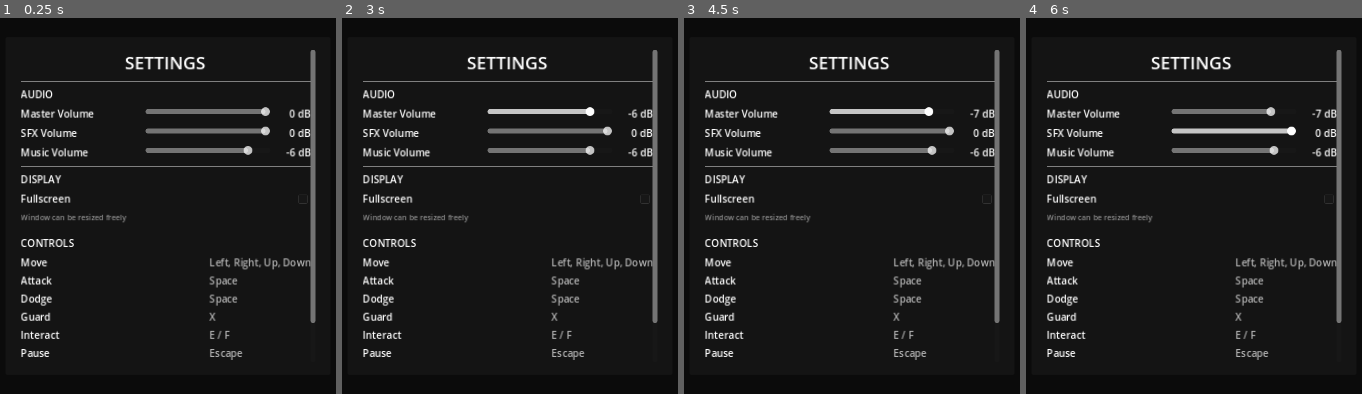
Above: before the commit, frames 1-4 (left to right).
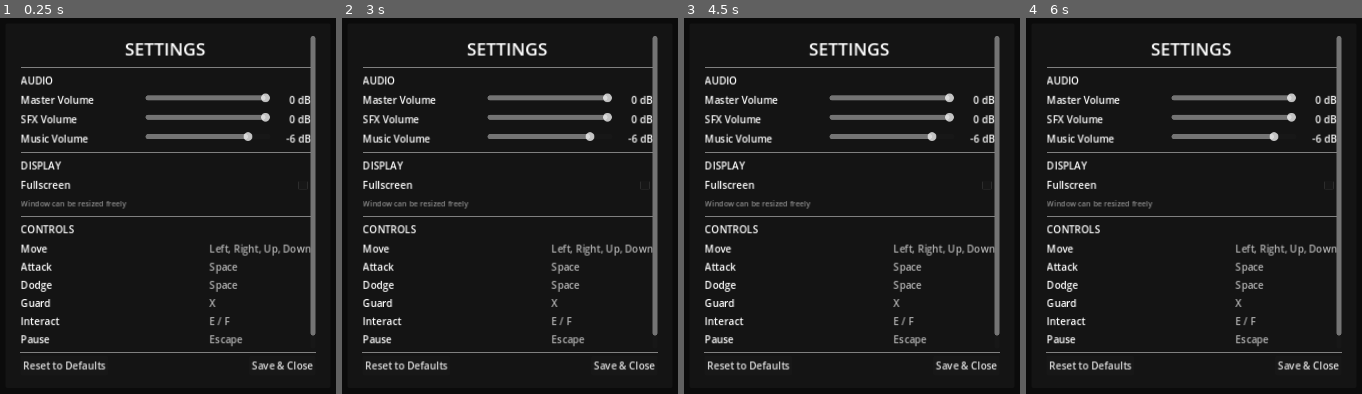
Above: after the commit, the same moments.

Repository: cbradshaw11/game-concept
Game: Godot game, scene res://scenes/ui/settings_screen.tscn
Two runs of this game, one before a commit and one after it. Both use one fixed random seed, a clock stepped at 60 frames per second and the inputs below. This scene is started directly instead of the project's main scene.
Inputs (mouse positions are in pixels of both pictures, inside the frame that each line leads up to):
- Up to frame 1 (0.25 s): no input
- Up to frame 2 (3 s): tap Enter at 0.5, 2.75 s; move the mouse to (outside the picture) at 0.52 s; hold Right (ui_right) 0.53-1.25 s; tap Space (attack) at 0.6, 2 s; click "Reset to Defaults" at 1.25 s; move the mouse to (348, 228) at 2.02 s; hold Down (ui_down) 2.03-2.78 s; tap R (attack_magic) at 2.1 s; move the mouse to (590, 108) at 2.77 s; hold Right (ui_right) from 2.78 s (still down); click (590, 108) at 2.85 s
- Up to frame 3 (4.5 s): tap Space (attack) at 3.5 s; move the mouse to (811, 296) at 3.52 s; release Right (ui_right) at 3.53 s; hold Up (ui_up) 3.53-4.28 s; tap Q (attack_ranged) at 3.6 s; tap Enter at 4.25 s; move the mouse to (outside the picture) at 4.27 s; hold Left (ui_left) from 4.28 s (still down); tap X (guard) at 4.35 s
- Up to frame 4 (6 s): tap Space (attack) at 5, 5.85 s; move the mouse to (outside the picture) at 5.02 s; tap E (interact) at 5.1 s; move the mouse to (1234, 206) at 5.77 s; release Left (ui_left) at 5.78 s; hold Down (ui_down) from 5.78 s (still down)

The runs differ from the first frame. In frame 1, 13% of the frame differs, in the area x 5-95%, y 4-94%; in frame 2, 13%; in frame 3, 13%; in frame 4, 13%.

Commit message:
fix: settings always-visible close button + escape key; visible feedback for zone and explosion damage
Co-Authored-By: Claude Opus 4.6 (1M context) <noreply@anthropic.com>

Diff:
--- a/game/scenes/combat/combat_arena.gd
+++ b/game/scenes/combat/combat_arena.gd
@@ -82,6 +82,8 @@
 var _player_attack_flash_timer: float = 0.0
 # M37 — Per-family flash tracking
 var _player_attack_flash_family: String = ""
+# Player damage flash (zone_control / death explosion)
+var _player_damage_flash_timer: float = 0.0
 
 # ─── M19 Juice Constants ─────────────────────────────────────────────────────
 const HIT_STOP_DURATION := 0.065  # seconds (~65ms, range 50-80ms)
@@ -208,6 +210,7 @@
 	_update_camera_shake(delta)
 	_update_hit_flashes(delta)
 	_update_player_attack_flash(delta)
+	_update_player_damage_flash(delta)
 	# M38 — Tick independent cooldowns
 	_melee_cooldown = maxf(0.0, _melee_cooldown - delta)
 	_ranged_cooldown = maxf(0.0, _ranged_cooldown - delta)
@@ -266,6 +269,9 @@
 			var zone_int := int(ceil(zone_dmg))
 			player_health = max(0, player_health - zone_int)
 			if _gs(): _gs().record_damage_taken(zone_int)
+			_trigger_hit_stop()
+			trigger_screen_shake(SHAKE_MAGNITUDE_SMALL, SHAKE_DURATION_DEFAULT)
+			_flash_player_damage()
 			if player_health <= 0:
 				_on_player_died()
 				return
@@ -450,7 +456,9 @@
 			dmg = max(1, dmg / 2)
 		player_health = max(0, player_health - dmg)
 		if _gs(): _gs().record_damage_taken(dmg)
+		_trigger_hit_stop()
 		trigger_screen_shake(SHAKE_MAGNITUDE_MEDIUM, SHAKE_DURATION_DEFAULT)
+		_flash_player_damage()
 		if player_health <= 0:
 			_on_player_died()
 
@@ -884,6 +892,29 @@
 		player_sprite.modulate = flash_color.lerp(Color(1.0, 1.0, 1.0, 1.0), t)
 
 
+# ─── Player Damage Flash (zone_control / death explosion) ────────────────────
+
+const PLAYER_DAMAGE_FLASH_COLOR := Color(1.5, 0.3, 0.3, 1.0)
+const PLAYER_DAMAGE_FLASH_TOTAL := 0.2  # hold + lerp
+
+func _flash_player_damage() -> void:
+	_player_damage_flash_timer = PLAYER_DAMAGE_FLASH_TOTAL
+
+func _update_player_damage_flash(delta: float) -> void:
+	if _player_damage_flash_timer <= 0.0:
+		return
+	_player_damage_flash_timer -= delta
+	if not is_instance_valid(player_sprite):
+		return
+	if _player_damage_flash_timer <= 0.0:
+		player_sprite.modulate = Color(1.0, 1.0, 1.0, 1.0)
+	elif _player_damage_flash_timer > HIT_FLASH_LERP_DURATION:
+		player_sprite.modulate = PLAYER_DAMAGE_FLASH_COLOR
+	else:
+		var t := 1.0 - (_player_damage_flash_timer / HIT_FLASH_LERP_DURATION)
+		player_sprite.modulate = PLAYER_DAMAGE_FLASH_COLOR.lerp(Color(1.0, 1.0, 1.0, 1.0), t)
+
+
 # ─── Death Dissolve ───────────────────────────────────────────────────────────
 
 func _start_death_dissolve(enemy_index: int) -> void:
--- a/game/scripts/ui/settings_screen.gd
+++ b/game/scripts/ui/settings_screen.gd
@@ -8,6 +8,13 @@
 func _ready() -> void:
 	layer = 20
 	_build_ui()
+
+func _unhandled_input(event: InputEvent) -> void:
+	if event is InputEventKey and event.pressed and event.keycode == KEY_ESCAPE:
+		get_viewport().set_input_as_handled()
+		SettingsManager.save_settings()
+		closed.emit()
+		queue_free()
 
 func _build_ui() -> void:
 	# Semi-transparent background
@@ -32,10 +39,14 @@
 	margin.add_theme_constant_override("margin_bottom", 20)
 	panel.add_child(margin)
 
+	var outer_vbox := VBoxContainer.new()
+	outer_vbox.size_flags_vertical = Control.SIZE_EXPAND_FILL
+	margin.add_child(outer_vbox)
+
 	var scroll := ScrollContainer.new()
 	scroll.custom_minimum_size = Vector2(0, 500)
 	scroll.size_flags_vertical = Control.SIZE_EXPAND_FILL
-	margin.add_child(scroll)
+	outer_vbox.add_child(scroll)
 
 	var vbox := VBoxContainer.new()
 	vbox.size_flags_horizontal = Control.SIZE_EXPAND_FILL
@@ -140,9 +151,9 @@
 	remap_note.add_theme_color_override("font_color", Color(0.45, 0.42, 0.55, 0.8))
 	vbox.add_child(remap_note)
 
-	vbox.add_child(HSeparator.new())
-
-	# ── Bottom Buttons ───────────────────────────────────────────────────
+	# ── Bottom Buttons (outside scroll, always visible) ─────────────────
+	outer_vbox.add_child(HSeparator.new())
+
 	var btn_row := HBoxContainer.new()
 	btn_row.add_theme_constant_override("separation", 12)
 
@@ -172,7 +183,7 @@
 	)
 	btn_row.add_child(save_btn)
 
-	vbox.add_child(btn_row)
+	outer_vbox.add_child(btn_row)
 
 # ── Helpers ──────────────────────────────────────────────────────────────────
 
